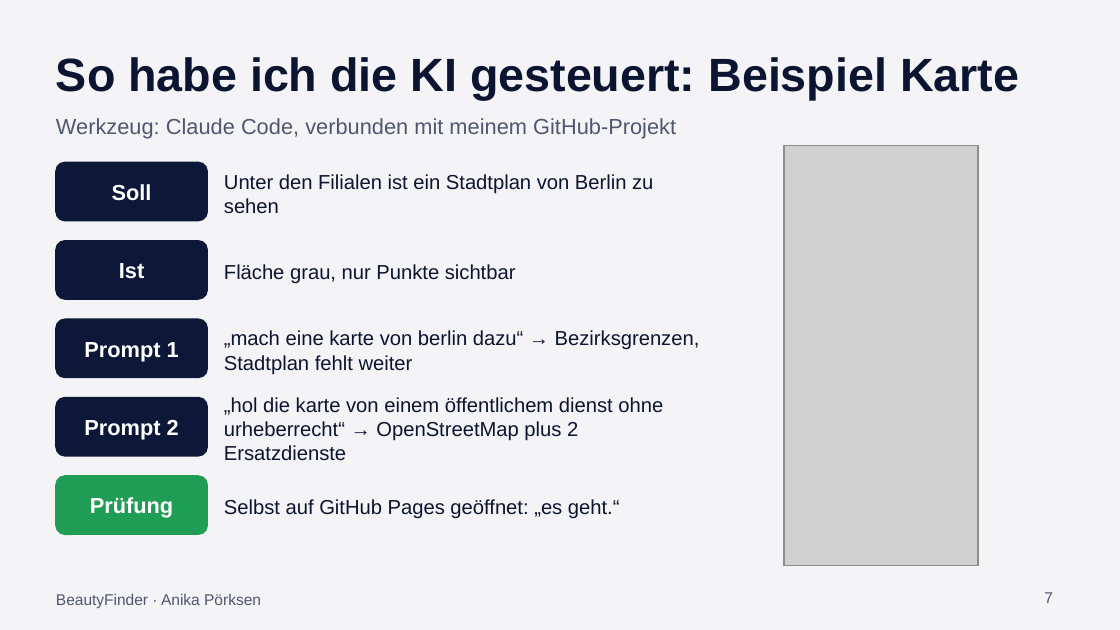
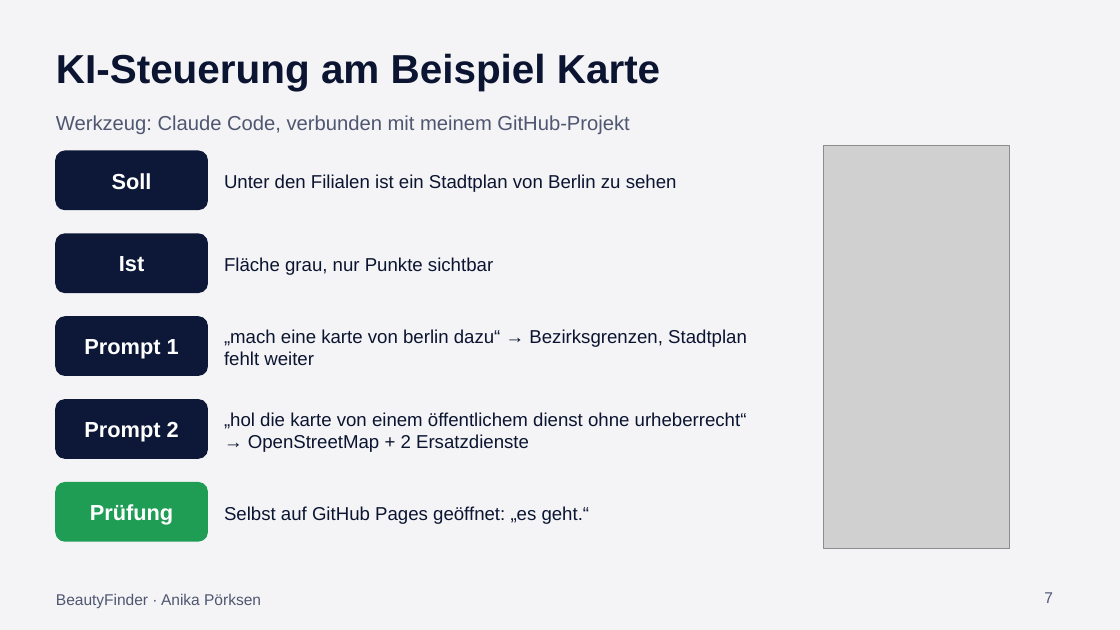
Before and after one commit to anikaprksn/Digitale-WElten, a slide deck: slide 7 of abgabe/Praesentation_BeautyFinder.pptx. Drawn at 1120x630 pixels with LibreOffice and Linux fonts; fonts in the diff are those of the drawing; grey boxes stand for pictures. Boxes give left, top, right and bottom in pixels: in the first picture for what was removed or moved away, otherwise in the second. Text is boxed around its words. In the diff, an @@ line names an element or a change of style, - is before the commit and + after.

```diff
--- a/abgabe/Praesentation_BeautyFinder.pptx
+++ b/abgabe/Praesentation_BeautyFinder.pptx
@@ text at box(56, 53, 660, 91): text changed; size 30 to 26 pt @@
-So habe ich die KI gesteuert: Beispiel Karte
+KI-Steuerung am Beispiel Karte
@@ text "Werkzeug: Claude Code, verbunden mit ..." at box(56, 115, 629, 134): size 14 to 13 pt @@
@@ size 13 to 12 pt in 4 elements at box(224, 329, 747, 365), box(224, 506, 590, 524), box(224, 257, 493, 275), box(224, 174, 677, 192) @@
@@ picture: place and size @@
-picture at box(784, 146, 978, 566)
+picture at box(823, 146, 1009, 549)
@@ text "Soll": place and size @@
-text "Soll" at box(112, 184, 152, 201)
+text "Soll" at box(112, 173, 152, 190)
@@ rounded rectangle: place and size @@
-rounded rectangle at box(56, 162, 207, 221)
+rounded rectangle at box(56, 151, 207, 209)
@@ text "Ist": place and size @@
-text "Ist" at box(119, 263, 144, 279)
+text "Ist" at box(119, 256, 144, 272)
@@ rounded rectangle: place and size @@
-rounded rectangle at box(56, 241, 207, 299)
+rounded rectangle at box(56, 234, 207, 292)
@@ text "Fläche grau, nur Punkte sichtbar": place and size @@
-text "Fläche grau, nur Punkte sichtbar" at box(224, 264, 516, 284)
+text "Fläche grau, nur Punkte sichtbar" at box(224, 257, 493, 275)
@@ text at box(224, 412, 747, 452): text changed; size 13 to 12 pt @@
-„hol die karte von einem öffentlichem dienst ohne urheberrecht“ → OpenStreetMap plus 2 Ersatzdienste
+„hol die karte von einem öffentlichem dienst ohne urheberrecht“ → OpenStreetMap + 2 Ersatzdienste
@@ text "Prüfung": place and size @@
-text "Prüfung" at box(90, 497, 173, 518)
+text "Prüfung" at box(90, 504, 173, 525)
@@ rounded rectangle: place and size @@
-rounded rectangle at box(56, 476, 207, 534)
+rounded rectangle at box(56, 483, 207, 541)
```
Also in this commit, not shown: 10 other slides changed.
